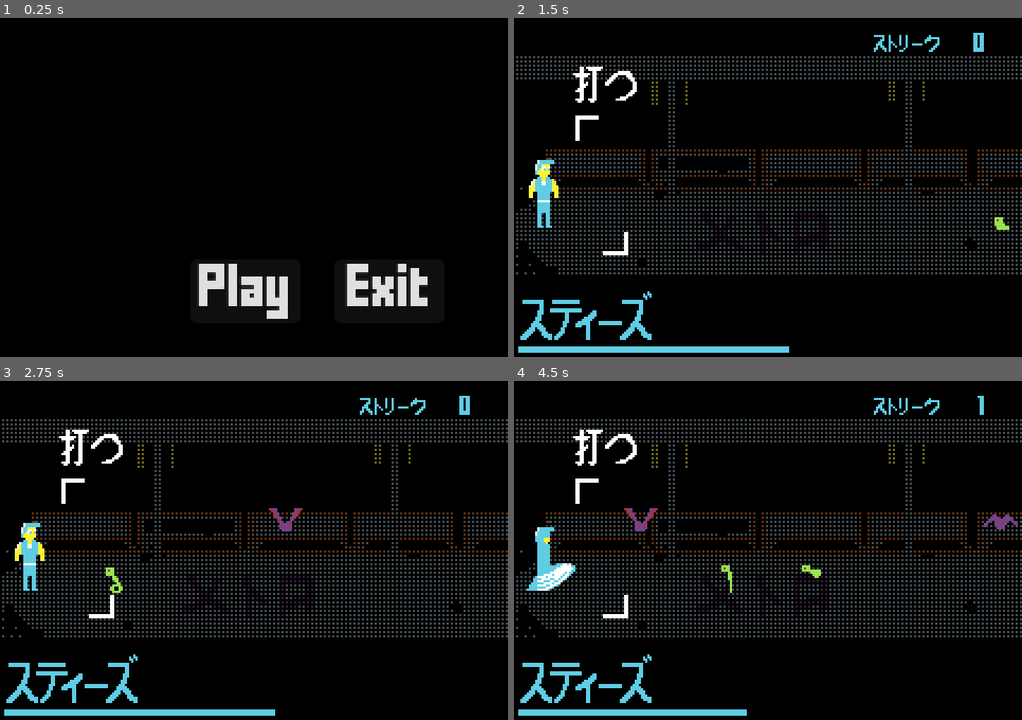
Above: before the commit, frames 1-4 (two rows, left to right).
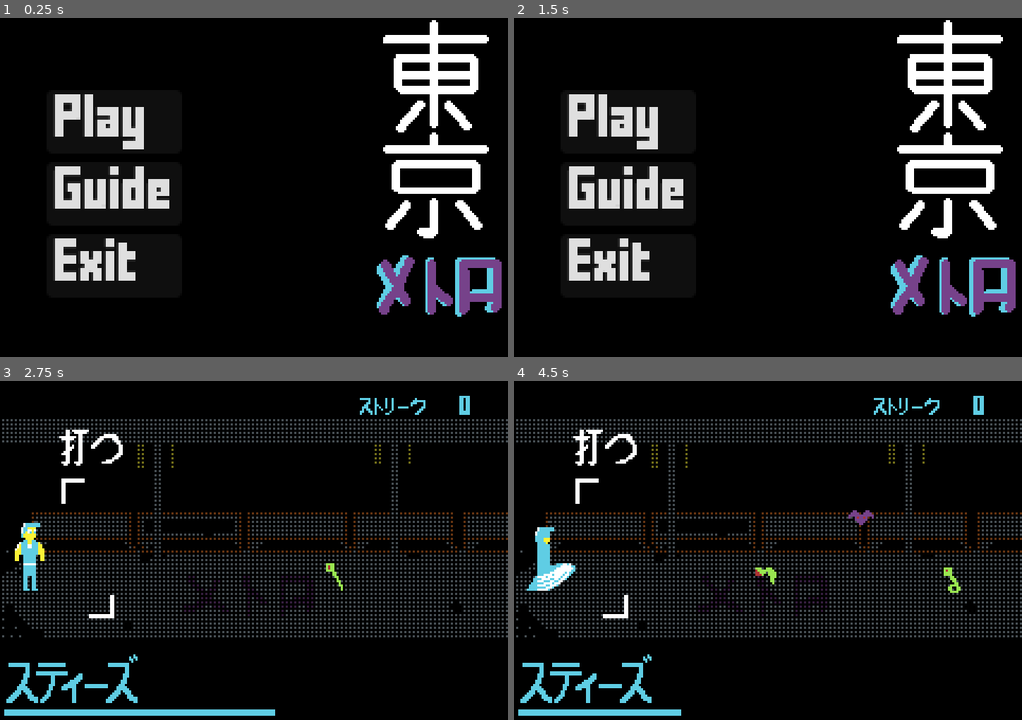
Above: after the commit, the same moments.

Repository: BenjiHeil/tokyo-metro
Game: Godot game, scene res://scenes/main.tscn
Two runs of this game, one before a commit and one after it. Both use one fixed random seed, a clock stepped at 60 frames per second and the inputs below.
Inputs (mouse positions are in pixels of both pictures, inside the frame that each line leads up to):
- Up to frame 1 (0.25 s): no input
- Up to frame 2 (1.5 s): click (625, 194) at 0.5 s, where only the run after the commit has a clickable "Guide"; click (798, 316) at 1.25 s, where only the run after the commit has a clickable "Back"
- Up to frame 3 (2.75 s): click (111, 486) at 2 s, where only the run after the commit has a clickable "Play"
- Up to frame 4 (4.5 s): hold D (kick) 2.78-3.53 s; tap W (punch) at 3.6 s; hold D (kick) from 4.28 s (still down)

The runs differ from the first frame. In frame 1, 15% of the frame differs, in the area x 10-99%, y 0-89%; in frame 2, 24%, in the area x 0-100%, y 0-99%; in frame 3, 0.4%; in frame 4, 1.1%.

Commit message:
pause menu and tutorial

Diff:
--- /dev/null
+++ b/assets/tutorial.tres
@@ -0,0 +1,7 @@
+[gd_resource type="LabelSettings" format=3 uid="uid://d2nv7qr1x8abq"]
+
+[resource]
+line_spacing = 10.0
+font_size = 12
+font_color = Color(0.372549, 0.803922, 0.894118, 1)
+shadow_color = Color(0.462745, 0.258824, 0.541176, 1)
--- a/project.godot
+++ b/project.godot
@@ -41,6 +41,12 @@
 , Object(InputEventJoypadButton,"resource_local_to_scene":false,"resource_name":"","device":-1,"button_index":1,"pressure":0.0,"pressed":true,"script":null)
 ]
 }
+pause={
+"deadzone": 0.5,
+"events": [Object(InputEventKey,"resource_local_to_scene":false,"resource_name":"","device":-1,"window_id":0,"alt_pressed":false,"shift_pressed":false,"ctrl_pressed":false,"meta_pressed":false,"pressed":false,"keycode":0,"physical_keycode":4194305,"key_label":0,"unicode":0,"echo":false,"script":null)
+, Object(InputEventJoypadButton,"resource_local_to_scene":false,"resource_name":"","device":-1,"button_index":6,"pressure":0.0,"pressed":true,"script":null)
+]
+}
 
 [rendering]
 
--- a/scenes/main.tscn
+++ b/scenes/main.tscn
@@ -1,8 +1,10 @@
-[gd_scene load_steps=8 format=3 uid="uid://ctc1gydbrrnpd"]
+[gd_scene load_steps=10 format=3 uid="uid://ctc1gydbrrnpd"]
 
 [ext_resource type="Theme" uid="uid://cw2l44phdfidq" path="res://main_theme.tres" id="1_housn"]
 [ext_resource type="Script" path="res://scripts/play.gd" id="2_3h6sv"]
 [ext_resource type="Script" path="res://scripts/exit.gd" id="3_63dgd"]
+[ext_resource type="Script" path="res://scripts/how_to_play.gd" id="3_ao7of"]
+[ext_resource type="Texture2D" uid="uid://tmouvbwk7xms" path="res://assets/MenuArt.png" id="5_nimct"]
 
 [sub_resource type="InputEventKey" id="InputEventKey_y54f0"]
 device = -1
@@ -20,35 +22,51 @@
 [sub_resource type="Shortcut" id="Shortcut_ng1ck"]
 events = [SubResource("InputEventKey_og36o")]
 
-[node name="Main" type="Node"]
-
-[node name="Control" type="Control" parent="."]
+[node name="Main" type="Control"]
 layout_mode = 3
 anchors_preset = 0
-offset_right = 240.0
-offset_bottom = 160.0
+
+[node name="Control" type="VBoxContainer" parent="."]
+layout_mode = 0
+offset_left = 22.0
+offset_top = 33.0
+offset_right = 86.0
+offset_bottom = 133.0
+theme = ExtResource("1_housn")
+alignment = 1
 
 [node name="Play" type="Button" parent="Control"]
-layout_mode = 0
-offset_left = 90.0
-offset_top = 114.0
-offset_right = 142.0
-offset_bottom = 144.0
+layout_mode = 2
 theme = ExtResource("1_housn")
 action_mode = 0
 shortcut = SubResource("Shortcut_jb0s1")
 text = "Play"
+alignment = 0
+icon_alignment = 1
 script = ExtResource("2_3h6sv")
 
+[node name="How to Play" type="Button" parent="Control"]
+layout_mode = 2
+text = "Guide
+"
+alignment = 0
+script = ExtResource("3_ao7of")
+
 [node name="Exit" type="Button" parent="Control"]
-layout_mode = 0
-offset_left = 158.0
-offset_top = 114.0
-offset_right = 210.0
-offset_bottom = 144.0
+layout_mode = 2
 theme = ExtResource("1_housn")
 action_mode = 0
 shortcut = SubResource("Shortcut_ng1ck")
 text = "Exit
 "
+alignment = 0
 script = ExtResource("3_63dgd")
+
+[node name="TextureRect" type="TextureRect" parent="."]
+texture_filter = 1
+texture_repeat = 1
+layout_mode = 0
+offset_left = 175.0
+offset_right = 239.0
+offset_bottom = 160.0
+texture = ExtResource("5_nimct")
--- /dev/null
+++ b/scenes/pause.tscn
@@ -0,0 +1,18 @@
+[gd_scene load_steps=2 format=3 uid="uid://d2nhygjr6yg8"]
+
+[ext_resource type="Texture2D" uid="uid://bo4vp8r3x8qk7" path="res://assets/Pause.png" id="1_kxcx7"]
+
+[node name="ColorRect" type="ColorRect"]
+offset_right = 240.0
+offset_bottom = 160.0
+color = Color(0, 0, 0, 0.498039)
+
+[node name="TextureRect" type="TextureRect" parent="."]
+texture_filter = 1
+texture_repeat = 1
+layout_mode = 0
+offset_left = 172.0
+offset_top = 118.0
+offset_right = 236.0
+offset_bottom = 158.0
+texture = ExtResource("1_kxcx7")
--- a/scenes/subway_scene.tscn
+++ b/scenes/subway_scene.tscn
@@ -1,35 +1,45 @@
-[gd_scene load_steps=8 format=3 uid="uid://dbnsdgaar81sv"]
+[gd_scene load_steps=10 format=3 uid="uid://dbnsdgaar81sv"]
 
 [ext_resource type="Script" path="res://scripts/game_manager.gd" id="1_1y2xy"]
+[ext_resource type="Script" path="res://scripts/pause_game.gd" id="1_ac86v"]
 [ext_resource type="PackedScene" uid="uid://b76xy1yh41a6o" path="res://scenes/enemy_spawner.tscn" id="2_yikvq"]
 [ext_resource type="PackedScene" uid="uid://daata6sobono3" path="res://scenes/player.tscn" id="3_5mm8c"]
 [ext_resource type="PackedScene" uid="uid://8838y7cujxld" path="res://scenes/game_ui.tscn" id="4_aad8d"]
 [ext_resource type="PackedScene" uid="uid://rn3j54347m8s" path="res://scenes/kill_zone_bats.tscn" id="5_f6nug"]
 [ext_resource type="PackedScene" uid="uid://busjddk4gquh2" path="res://scenes/kill_zone_snakes.tscn" id="6_o5sdk"]
 [ext_resource type="Texture2D" uid="uid://c28y6eq2n2bol" path="res://assets/Subway.png" id="7_3i4xl"]
+[ext_resource type="PackedScene" uid="uid://d2nhygjr6yg8" path="res://scenes/pause.tscn" id="9_rsnld"]
 
-[node name="SubwayScene" type="Node"]
+[node name="Container" type="Node"]
+process_mode = 3
+script = ExtResource("1_ac86v")
+
+[node name="SubwayScene" type="Node" parent="."]
+process_mode = 1
 script = ExtResource("1_1y2xy")
 hitPenalty = 10
 
-[node name="EnemySpawner" parent="." instance=ExtResource("2_yikvq")]
+[node name="EnemySpawner" parent="SubwayScene" instance=ExtResource("2_yikvq")]
 
-[node name="Player" parent="." instance=ExtResource("3_5mm8c")]
+[node name="Player" parent="SubwayScene" instance=ExtResource("3_5mm8c")]
 position = Vector2(14, 83)
 
-[node name="Control" parent="." instance=ExtResource("4_aad8d")]
+[node name="Control" parent="SubwayScene" instance=ExtResource("4_aad8d")]
 
-[node name="KillZoneBats" parent="." instance=ExtResource("5_f6nug")]
+[node name="KillZoneBats" parent="SubwayScene" instance=ExtResource("5_f6nug")]
 position = Vector2(42, 63)
 
-[node name="KillZoneSnakes" parent="." instance=ExtResource("6_o5sdk")]
+[node name="KillZoneSnakes" parent="SubwayScene" instance=ExtResource("6_o5sdk")]
 visible = true
 position = Vector2(42, 95)
 
-[node name="Subway" type="Sprite2D" parent="."]
+[node name="Subway" type="Sprite2D" parent="SubwayScene"]
 modulate = Color(1, 1, 1, 0.458824)
 z_index = -1
 texture_filter = 1
 texture_repeat = 1
 position = Vector2(121, 76)
 texture = ExtResource("7_3i4xl")
+
+[node name="PauseScreen" parent="." instance=ExtResource("9_rsnld")]
+visible = false
--- /dev/null
+++ b/scenes/tutorial.tscn
@@ -0,0 +1,185 @@
+[gd_scene load_steps=11 format=3 uid="uid://drbvjsfmo6r4s"]
+
+[ext_resource type="Theme" uid="uid://cw2l44phdfidq" path="res://main_theme.tres" id="1_memfn"]
+[ext_resource type="LabelSettings" uid="uid://d2nv7qr1x8abq" path="res://assets/tutorial.tres" id="2_wnu43"]
+[ext_resource type="Texture2D" uid="uid://pighspiyd5y0" path="res://assets/PunchIcon.png" id="3_isjd6"]
+[ext_resource type="Texture2D" uid="uid://woi2hh0qroko" path="res://assets/KickIcon.png" id="4_g2m8k"]
+[ext_resource type="Texture2D" uid="uid://qi1qmm0r8awp" path="res://assets/BatIcon.png" id="5_5tc4s"]
+[ext_resource type="Texture2D" uid="uid://cjwrd7kp4q3ej" path="res://assets/SnakeIcon.png" id="6_rljrr"]
+[ext_resource type="Texture2D" uid="uid://ctg4mcgqcxfrj" path="res://assets/SteezIcon.png" id="7_ikqka"]
+[ext_resource type="Script" path="res://scripts/play.gd" id="8_4s2v7"]
+[ext_resource type="Script" path="res://scripts/close_tutorial.gd" id="9_e5fi1"]
+
+[sub_resource type="LabelSettings" id="LabelSettings_1yaow"]
+line_spacing = 10.0
+font_color = Color(1, 0, 0, 1)
+
+[node name="ColorRect" type="ColorRect"]
+offset_right = 177.0
+offset_bottom = 160.0
+color = Color(0, 0, 0, 1)
+
+[node name="Control" type="VBoxContainer" parent="."]
+texture_filter = 1
+texture_repeat = 1
+offset_left = 10.0
+offset_top = 8.0
+offset_right = 163.0
+offset_bottom = 156.0
+size_flags_horizontal = 3
+size_flags_vertical = 3
+theme = ExtResource("1_memfn")
+alignment = 2
+
+[node name="Scroll" type="ScrollContainer" parent="Control"]
+custom_minimum_size = Vector2(100.235, 106.81)
+layout_mode = 2
+horizontal_scroll_mode = 0
+vertical_scroll_mode = 2
+
+[node name="Container" type="VBoxContainer" parent="Control/Scroll"]
+layout_mode = 2
+size_flags_horizontal = 3
+size_flags_vertical = 2
+
+[node name="Label" type="Label" parent="Control/Scroll/Container"]
+layout_mode = 2
+text = "Controls"
+label_settings = ExtResource("2_wnu43")
+autowrap_mode = 2
+
+[node name="HBoxContainer" type="HBoxContainer" parent="Control/Scroll/Container"]
+layout_mode = 2
+size_flags_horizontal = 4
+alignment = 2
+
+[node name="Label" type="Label" parent="Control/Scroll/Container/HBoxContainer"]
+layout_mode = 2
+text = "W or (X)"
+label_settings = ExtResource("2_wnu43")
+horizontal_alignment = 1
+vertical_alignment = 1
+
+[node name="TextureRect" type="TextureRect" parent="Control/Scroll/Container/HBoxContainer"]
+layout_mode = 2
+texture = ExtResource("3_isjd6")
+stretch_mode = 2
+
+[node name="HBoxContainer2" type="HBoxContainer" parent="Control/Scroll/Container"]
+layout_mode = 2
+size_flags_horizontal = 4
+alignment = 2
+
+[node name="Label" type="Label" parent="Control/Scroll/Container/HBoxContainer2"]
+layout_mode = 2
+text = "D or (B)"
+label_settings = ExtResource("2_wnu43")
+horizontal_alignment = 1
+vertical_alignment = 1
+
+[node name="TextureRect" type="TextureRect" parent="Control/Scroll/Container/HBoxContainer2"]
+layout_mode = 2
+texture = ExtResource("4_g2m8k")
+stretch_mode = 2
+
+[node name="Label2" type="Label" parent="Control/Scroll/Container"]
+layout_mode = 2
+text = "Gameplay"
+label_settings = ExtResource("2_wnu43")
+autowrap_mode = 2
+
+[node name="HBoxContainer3" type="HBoxContainer" parent="Control/Scroll/Container"]
+layout_mode = 2
+size_flags_horizontal = 4
+alignment = 2
+
+[node name="Label" type="Label" parent="Control/Scroll/Container/HBoxContainer3"]
+layout_mode = 2
+text = "Kill"
+label_settings = ExtResource("2_wnu43")
+horizontal_alignment = 1
+
+[node name="TextureRect" type="TextureRect" parent="Control/Scroll/Container/HBoxContainer3"]
+layout_mode = 2
+texture = ExtResource("5_5tc4s")
+stretch_mode = 2
+
+[node name="TextureRect2" type="TextureRect" parent="Control/Scroll/Container/HBoxContainer3"]
+layout_mode = 2
+texture = ExtResource("6_rljrr")
+stretch_mode = 2
+
+[node name="HBoxContainer4" type="HBoxContainer" parent="Control/Scroll/Container"]
+layout_mode = 2
+size_flags_horizontal = 4
+alignment = 2
+
+[node name="Label" type="Label" parent="Control/Scroll/Container/HBoxContainer4"]
+layout_mode = 2
+text = "Get"
+label_settings = ExtResource("2_wnu43")
+horizontal_alignment = 1
+vertical_alignment = 2
+
+[node name="TextureRect" type="TextureRect" parent="Control/Scroll/Container/HBoxContainer4"]
+layout_mode = 2
+texture = ExtResource("7_ikqka")
+stretch_mode = 2
+
+[node name="HBoxContainer5" type="HBoxContainer" parent="Control/Scroll/Container"]
+layout_mode = 2
+size_flags_horizontal = 4
+alignment = 2
+
+[node name="Label" type="Label" parent="Control/Scroll/Container/HBoxContainer5"]
+layout_mode = 2
+text = "No "
+label_settings = ExtResource("2_wnu43")
+horizontal_alignment = 1
+vertical_alignment = 2
+
+[node name="TextureRect2" type="TextureRect" parent="Control/Scroll/Container/HBoxContainer5"]
+layout_mode = 2
+texture = ExtResource("7_ikqka")
+stretch_mode = 2
+
+[node name="Label2" type="Label" parent="Control/Scroll/Container/HBoxContainer5"]
+layout_mode = 2
+text = "?"
+label_settings = ExtResource("2_wnu43")
+horizontal_alignment = 1
+vertical_alignment = 2
+
+[node name="HBoxContainer6" type="HBoxContainer" parent="Control/Scroll/Container"]
+layout_mode = 2
+size_flags_horizontal = 4
+alignment = 2
+
+[node name="Label3" type="Label" parent="Control/Scroll/Container/HBoxContainer6"]
+layout_mode = 2
+theme = ExtResource("1_memfn")
+theme_override_colors/font_color = Color(1, 0, 0, 1)
+theme_override_colors/font_shadow_color = Color(0, 0, 0, 1)
+theme_override_colors/font_outline_color = Color(0, 0, 0, 1)
+text = "Game Over"
+label_settings = SubResource("LabelSettings_1yaow")
+horizontal_alignment = 1
+vertical_alignment = 2
+
+[node name="HSeparator" type="HSeparator" parent="Control"]
+layout_mode = 2
+
+[node name="HBoxContainer" type="HBoxContainer" parent="Control"]
+custom_minimum_size = Vector2(100.945, 20.435)
+layout_mode = 2
+alignment = 2
+
+[node name="Button2" type="Button" parent="Control/HBoxContainer"]
+layout_mode = 2
+text = "Play"
+script = ExtResource("8_4s2v7")
+
+[node name="Button" type="Button" parent="Control/HBoxContainer"]
+layout_mode = 2
+text = "Back"
+script = ExtResource("9_e5fi1")
--- /dev/null
+++ b/scripts/close_tutorial.gd
@@ -0,0 +1,10 @@
+extends Button
+
+
+# Called when the node enters the scene tree for the first time.
+func _ready():
+	pressed.connect(_on_pressed)
+
+
+func _on_pressed():
+	get_tree().change_scene_to_file("res://scenes/main.tscn")
--- /dev/null
+++ b/scripts/how_to_play.gd
@@ -0,0 +1,11 @@
+extends Button
+
+
+# Called when the node enters the scene tree for the first time.
+func _ready():
+	pressed.connect(_on_pressed)
+
+
+func _on_pressed():
+	var howToPlay = load("res://scenes/tutorial.tscn").instantiate()
+	find_parent("Main").add_child(howToPlay)
--- /dev/null
+++ b/scripts/pause_game.gd
@@ -0,0 +1,12 @@
+extends Node
+
+var pauseScreen
+
+func _ready():
+	pauseScreen = find_child("PauseScreen")
+
+func _input(event):
+	var tree = get_tree()
+	if event.is_action_pressed("pause"):
+		tree.paused = !tree.paused
+		pauseScreen.visible = tree.paused
Binary file added: assets/BatIcon.png
Not shown, added: assets/BatIcon.png.import
Binary file added: assets/KickIcon.png
Not shown, added: assets/KickIcon.png.import
Binary file added: assets/MenuArt.png
Not shown, added: assets/MenuArt.png.import
Binary file added: assets/Pause.png
Not shown, added: assets/Pause.png.import
Binary file added: assets/PunchIcon.png
Not shown, added: assets/PunchIcon.png.import
Binary file added: assets/SnakeIcon.png
Not shown, added: assets/SnakeIcon.png.import
(and 2 more such lines)
